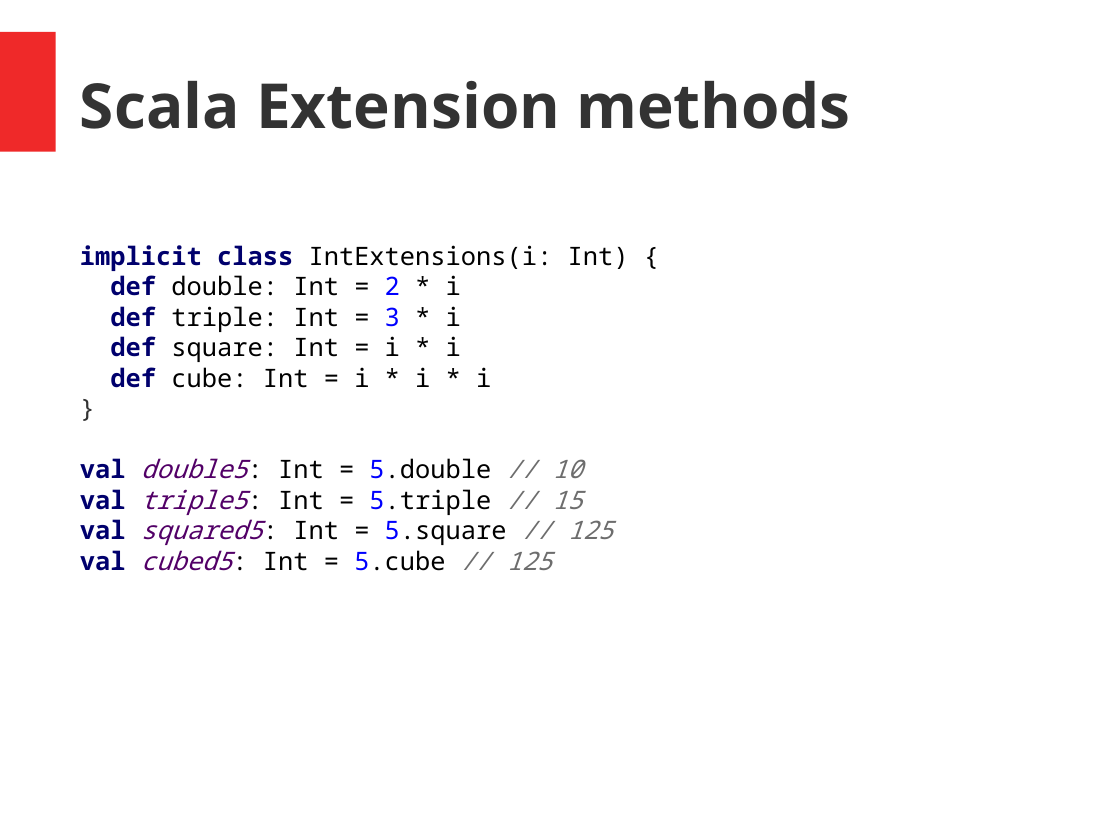
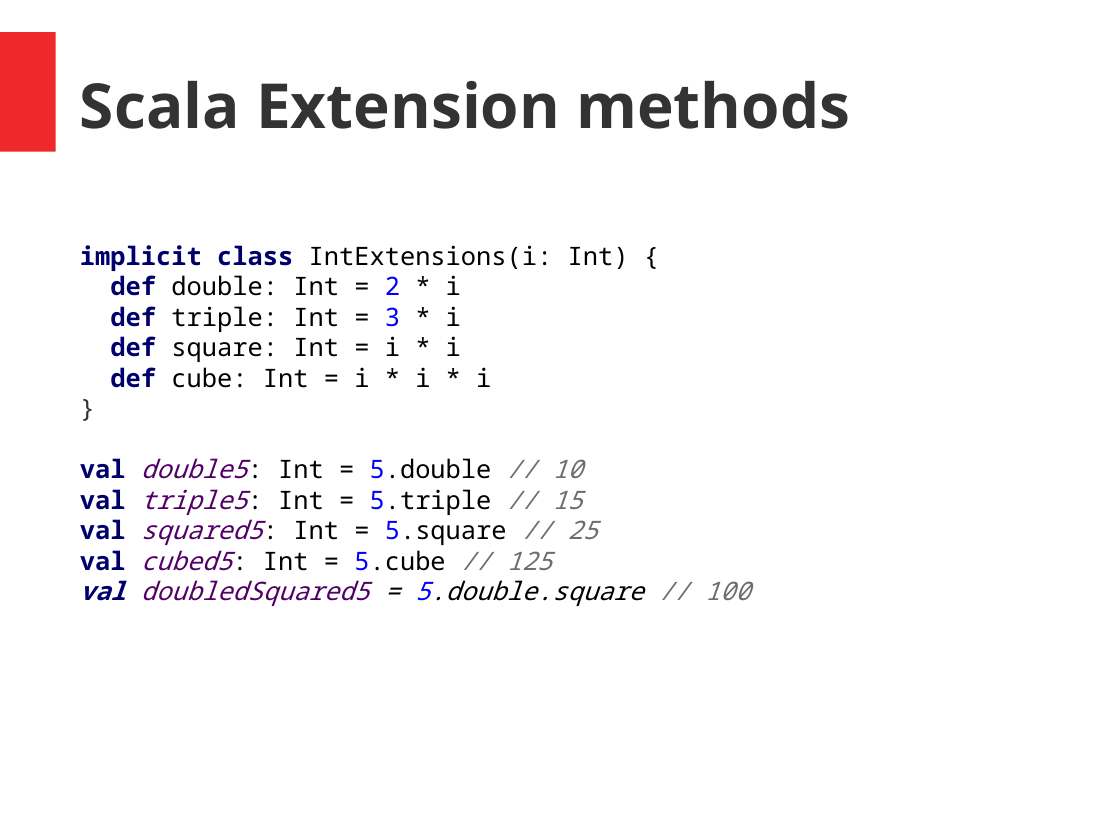
Before and after one commit to hermannhueck/typeclasses, a slide deck: slide 4 of Slides/TypeClasses.pptx. Drawn at 1120x840 pixels with LibreOffice and Linux fonts; fonts in the diff are those of the drawing. Boxes give left, top, right and bottom in pixels: in the first picture for what was removed or moved away, otherwise in the second. Text is boxed around its words. In the diff, an @@ line names an element or a change of style, - is before the commit and + after.

Commit message:
Slides: improved

```diff
--- a/Slides/TypeClasses.pptx
+++ b/Slides/TypeClasses.pptx
@@ text at (80, 514, 598, 545): text changed @@
-val squared5: Int = 5.square // 125
+val squared5: Int = 5.square // 25
@@ text at (80, 580, 751, 606): paragraph added @@
+val doubledSquared5 = 5.double.square // 100
```
Also in this commit, not shown: 2 other slides changed, 1 slide added, 1 other file.
